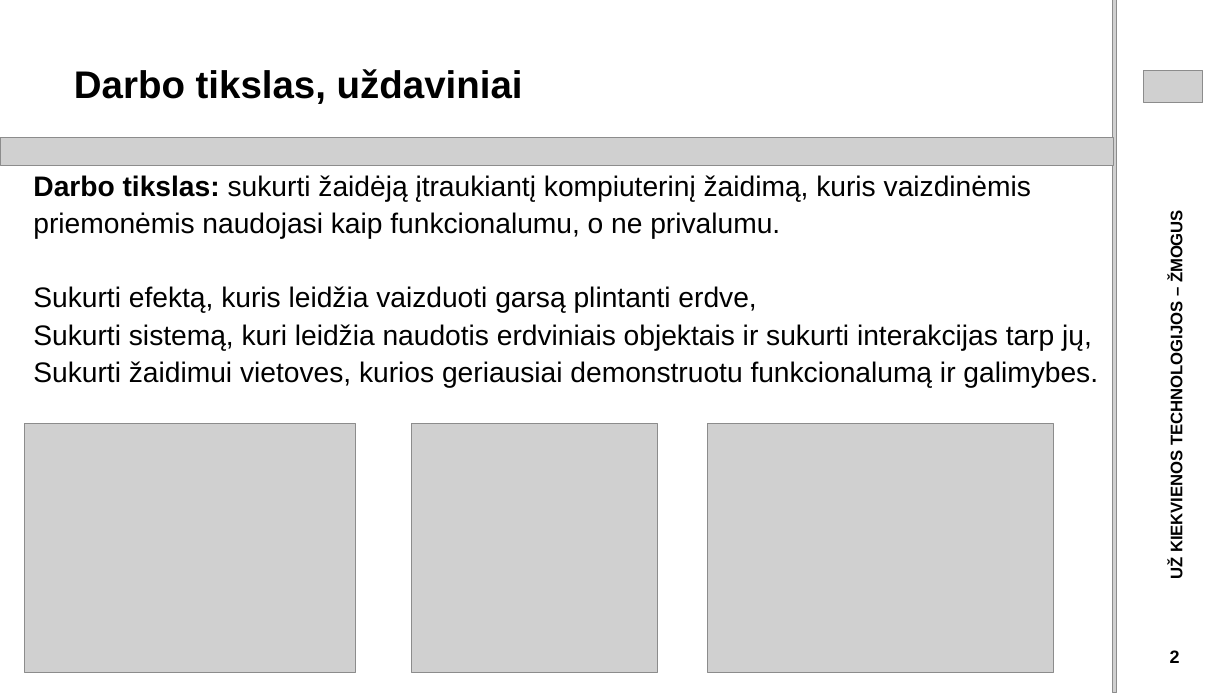
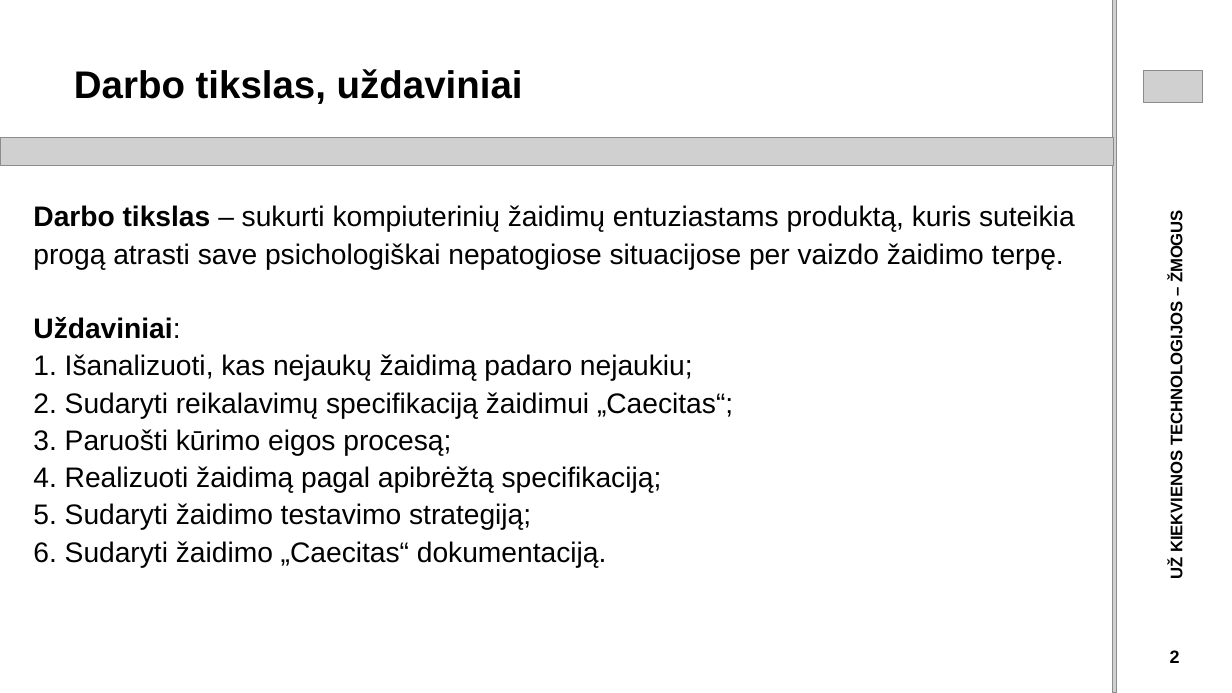
Before and after one commit to CoffeeLexer/Caecitas, a slide deck: slide 2 of Skaidres.pptx. Drawn at 1232x693 pixels with LibreOffice and Linux fonts; fonts in the diff are those of the drawing; grey boxes stand for pictures. Boxes give left, top, right and bottom in pixels: in the first picture for what was removed or moved away, otherwise in the second. Text is boxed around its words. In the diff, an @@ line names an element or a change of style, - is before the commit and + after.

```diff
--- a/Skaidres.pptx
+++ b/Skaidres.pptx
@@ text at (33, 205, 1075, 568): text changed @@
-Darbo tikslas: sukurti žaidėją įtraukiantį kompiuterinį žaidimą, kuris vaizdinėmis priemonėmis naudojasi kaip funkcionalumu, o ne privalumu.
-Sukurti efektą, kuris leidžia vaizduoti garsą plintanti erdve,
-Sukurti sistemą, kuri leidžia naudotis erdviniais objektais ir sukurti interakcijas tarp jų,
-Sukurti žaidimui vietoves, kurios geriausiai demonstruotu funkcionalumą ir galimybes.
+Darbo tikslas – sukurti kompiuterinių žaidimų entuziastams produktą, kuris suteikia progą atrasti save psichologiškai nepatogiose situacijose per vaizdo žaidimo terpę.
+Uždaviniai:
+1. Išanalizuoti, kas nejaukų žaidimą padaro nejaukiu;
+2. Sudaryti reikalavimų specifikaciją žaidimui „Caecitas“;
+3. Paruošti kūrimo eigos procesą;
+4. Realizuoti žaidimą pagal apibrėžtą specifikaciją;
+5. Sudaryti žaidimo testavimo strategiją;
+6. Sudaryti žaidimo „Caecitas“ dokumentaciją.
@@ picture removed at (24, 424, 355, 673) @@
@@ picture removed at (412, 424, 658, 673) @@
@@ picture removed at (707, 424, 1053, 673) @@
```
Also in this commit, not shown: 11 other slides changed, 2 slides added, 2 slides removed.
